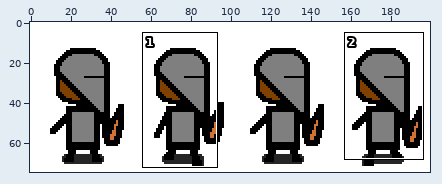
Sprite sheet: resources/art/player_scout_amuna_up_male.png. The picture above shows the old version from afar; the outline marks the close-up.
Close-up. As it was:
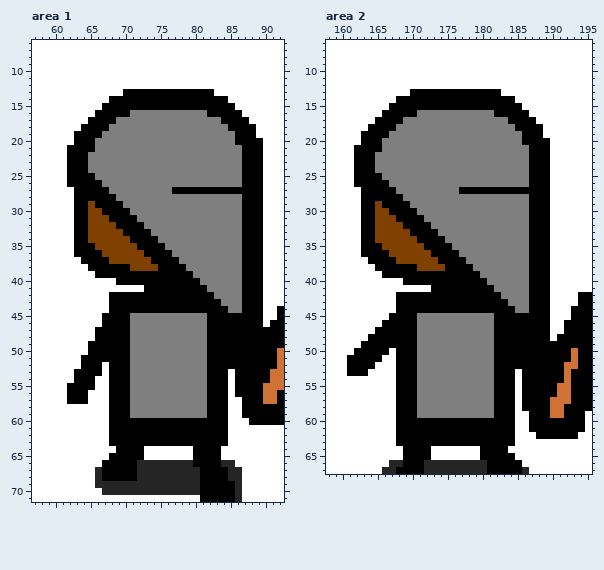
The file is 200x75 pixels. Shown: area 1: x 57..92, y 6..71; area 2: x 158..195, y 6..67. The commit also changed other parts of the picture, which this record leaves out.
The result:
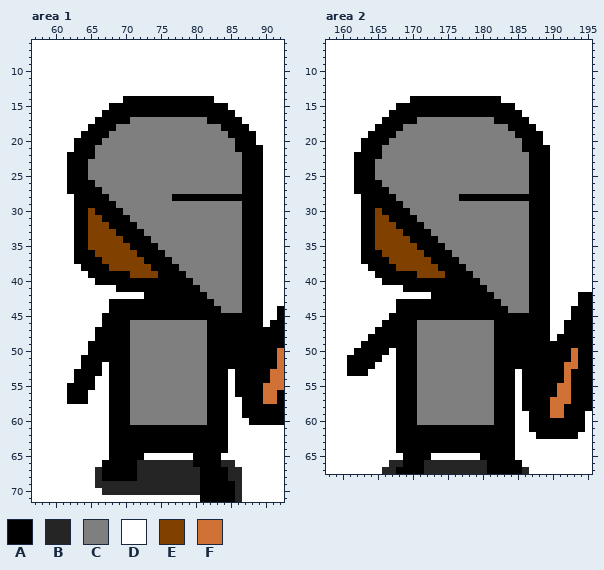
Palette (. is transparent): A #000000  B #252525  C #7f7f7f  D #ffffff  E #804000  F #d07136
Change:
Area 1:
y 13: x 70..82 AAAAAAAAAAAAA -> DDDDDDDDDDDDD
y 14: x 68..69 AA -> DD; x 83..84 AA -> DD
y 15: x 67 A -> D; x 85 A -> D
y 16: x 66 A -> D; x 71..81 CCCCCCCCCCC -> AAAAAAAAAAA; x 86 A -> D
y 17: x 65 A -> D; x 69..70 CC -> AA; x 82..83 CC -> AA; x 87 A -> D
y 18: x 64 A -> D; x 68 C -> A; x 84 C -> A; x 88 A -> D
y 19: x 63 A -> D; x 67 C -> A; x 85 C -> A
y 20: x 66 C -> A; x 89 A -> D
y 21: x 62 A -> D; x 86 C -> A
y 22: x 65 C -> A
y 25: x 65 A -> C
y 26: x 66 A -> C
y 27: x 62 D -> A; x 67 A -> C; x 77..86 AAAAAAAAAA -> CCCCCCCCCC
y 28: x 68 A -> C; x 77..86 CCCCCCCCCC -> AAAAAAAAAA
y 29: x 65 E -> A; x 69 A -> C
y 30: x 66 E -> A; x 70 A -> C
y 31: x 67 E -> A; x 71 A -> C
y 32: x 68 E -> A; x 72 A -> C
y 33: x 69 E -> A; x 73 A -> C
y 34: x 70 E -> A; x 74 A -> C
y 35: x 65 A -> E; x 71 E -> A; x 75 A -> C
y 36: x 66 A -> E; x 72 E -> A; x 76 A -> C
y 37: x 63 D -> A; x 67 A -> E; x 73 E -> A; x 77 A -> C
y 38: x 64 D -> A; x 68..70 AAA -> EEE; x 74 E -> A; x 78 A -> C
y 39: x 65 D -> A; x 71..74 AAAA -> EEEE; x 79 A -> C
y 40: x 66..68 DDD -> AAA; x 80 A -> C
y 41: x 69..72 DDDD -> AAAA; x 81 A -> C
y 42: x 68..72 AAAAA -> DDDDD; x 82 A -> C
y 43: x 83 A -> C
y 44: x 84 A -> C
y 45: x 71..81 CCCCCCCCCCC -> AAAAAAAAAAA
y 60: x 71..81 AAAAAAAAAAA -> CCCCCCCCCCC
y 64: x 68 D -> A; x 73..79 DDDDDDD -> AAAAAAA; x 84 D -> A
Area 2:
y 13: x 170..182 AAAAAAAAAAAAA -> DDDDDDDDDDDDD
y 14: x 168..169 AA -> DD; x 183..184 AA -> DD
y 15: x 167 A -> D; x 185 A -> D
y 16: x 166 A -> D; x 171..181 CCCCCCCCCCC -> AAAAAAAAAAA; x 186 A -> D
y 17: x 165 A -> D; x 169..170 CC -> AA; x 182..183 CC -> AA; x 187 A -> D
y 18: x 164 A -> D; x 168 C -> A; x 184 C -> A; x 188 A -> D
y 19: x 163 A -> D; x 167 C -> A; x 185 C -> A
y 20: x 166 C -> A; x 189 A -> D
y 21: x 162 A -> D; x 186 C -> A
y 22: x 165 C -> A
y 25: x 165 A -> C
y 26: x 166 A -> C
y 27: x 162 D -> A; x 167 A -> C; x 177..186 AAAAAAAAAA -> CCCCCCCCCC
y 28: x 168 A -> C; x 177..186 CCCCCCCCCC -> AAAAAAAAAA
y 29: x 165 E -> A; x 169 A -> C
y 30: x 166 E -> A; x 170 A -> C
y 31: x 167 E -> A; x 171 A -> C
y 32: x 168 E -> A; x 172 A -> C
y 33: x 169 E -> A; x 173 A -> C
y 34: x 170 E -> A; x 174 A -> C
y 35: x 165 A -> E; x 171 E -> A; x 175 A -> C
y 36: x 166 A -> E; x 172 E -> A; x 176 A -> C
y 37: x 163 D -> A; x 167 A -> E; x 173 E -> A; x 177 A -> C
y 38: x 164 D -> A; x 168..170 AAA -> EEE; x 174 E -> A; x 178 A -> C
y 39: x 165 D -> A; x 171..174 AAAA -> EEEE; x 179 A -> C
y 40: x 166..168 DDD -> AAA; x 180 A -> C
y 41: x 169..172 DDDD -> AAAA; x 181 A -> C
y 42: x 168..172 AAAAA -> DDDDD; x 182 A -> C
y 43: x 183 A -> C
y 44: x 184 A -> C
y 45: x 171..181 CCCCCCCCCCC -> AAAAAAAAAAA
y 60: x 171..181 AAAAAAAAAAA -> CCCCCCCCCCC
y 64: x 168 D -> A; x 173..179 DDDDDDD -> AAAAAAA; x 184 D -> A
Pixel boxes of the changes (left, top, right, bottom) in both close-ups:
changed: (67, 89, 263, 320)
changed: (109, 418, 228, 453)
changed: (354, 89, 550, 320)
changed: (396, 418, 515, 453)
